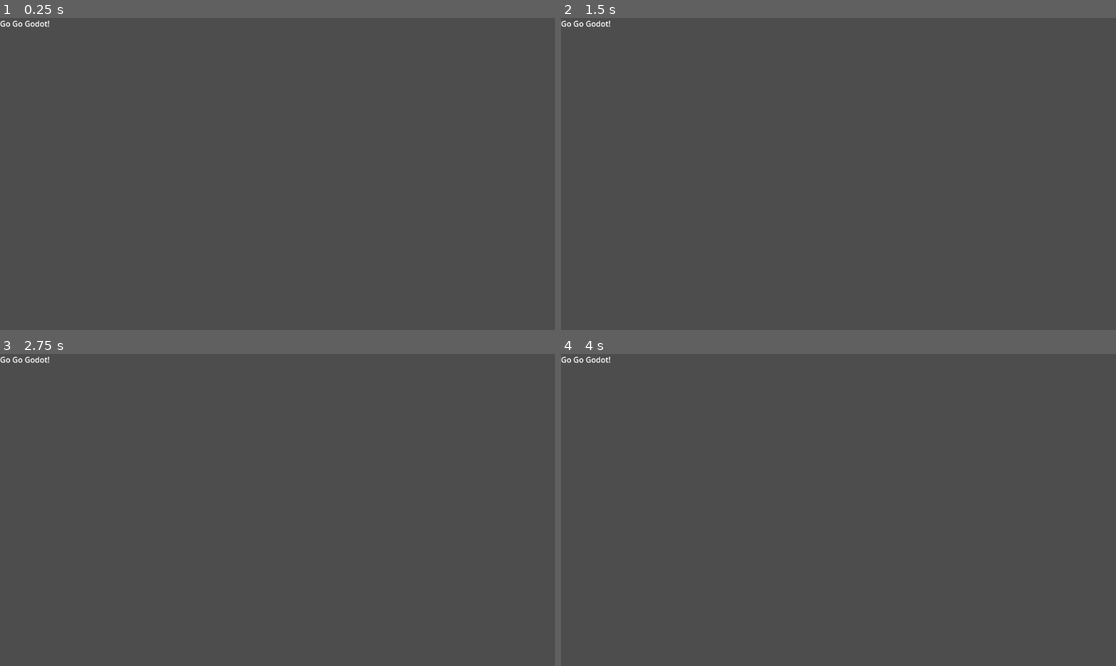
Above: before the commit, frames 1-4 (two rows, left to right).
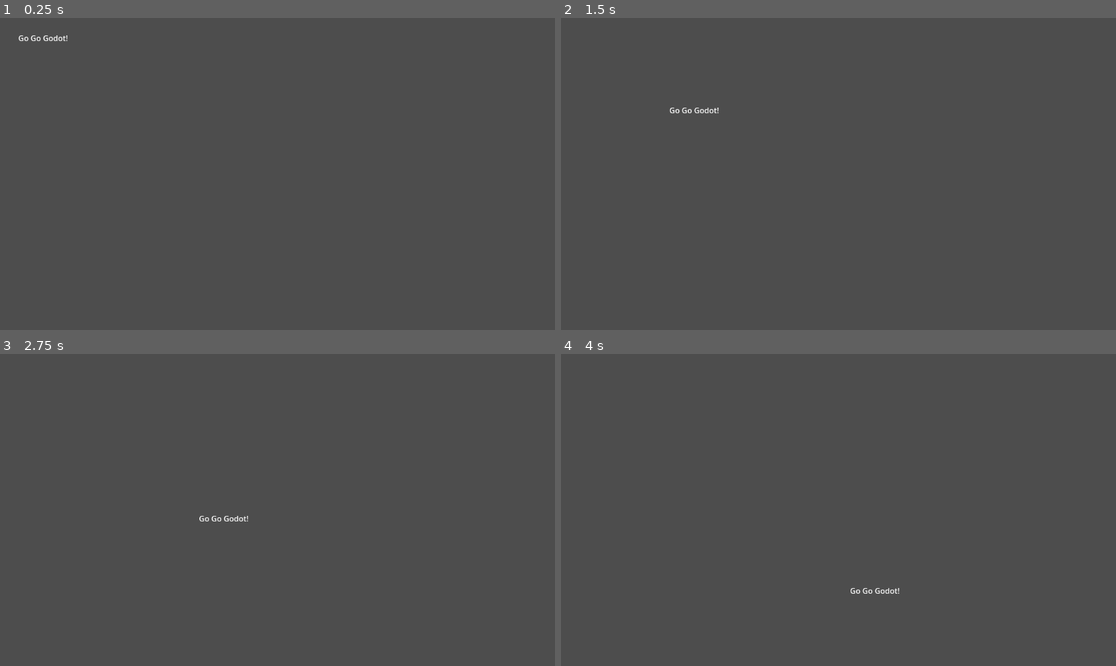
Above: after the commit, the same moments.

Repository: PacktPublishing/Godot-4-for-Beginners
Game: Godot game, scene res://Scenes/main.tscn
Two runs of this game, one before a commit and one after it. Both use one fixed random seed, a clock stepped at 60 frames per second and the inputs below.
Inputs:
- Up to frame 1 (0.25 s): no input
- Up to frame 2 (1.5 s): tap Enter at 0.5 s
- Up to frame 3 (2.75 s): no input
- Up to frame 4 (4 s): no input

The runs differ from the first frame. In frame 1, 0.2% of the frame differs, in the area x 0-13%, y 0-8%; in frame 2, 0.2%; in frame 3, 0.2%; in frame 4, 0.2%.

Commit message:
Update greetings_label.gd

Diff:
--- a/ch1/godotintro/Scripts/greetings_label.gd
+++ b/ch1/godotintro/Scripts/greetings_label.gd
@@ -1,11 +1,30 @@
 extends Label
 
+var xVelocity = 150 #150 pixels per second to the right
+var yVelocity = 120 #120 pixels per second downwards
+var velocity = Vector2(xVelocity, yVelocity)  # Initial speed and direction
+var screen_size_x  #screen horizontal dimension
+var screen_size_y  #screen vertical dimension
+var label_size_x   #label width
+var label_size_y   #label height
 
-# Called when the node enters the scene tree for the first time.
 func _ready():
 	text = "Go Go Godot!"
+	# Get the screen size (viewport size)
+	screen_size_x = get_viewport_rect().size.x
+	screen_size_y = get_viewport_rect().size.y
+	label_size_x = size.x
+	label_size_y = size.y
 
+func _process(delta):
+	position = position + velocity * delta
 
-# Called every frame. 'delta' is the elapsed time since the previous frame.
-func _process(delta):
-	pass
+	# Bounce off left/right edges
+	if position.x < 0 or position.x + label_size_x > screen_size_x:
+		velocity.x *= -1
+		position.x = clamp(position.x, 0, screen_size_x - label_size_x)
+
+	# Bounce off top/bottom edges
+	if position.y < 0 or position.y + label_size_y > screen_size_y:
+		velocity.y *= -1
+		position.y = clamp(position.y, 0, screen_size_y - label_size_y)
